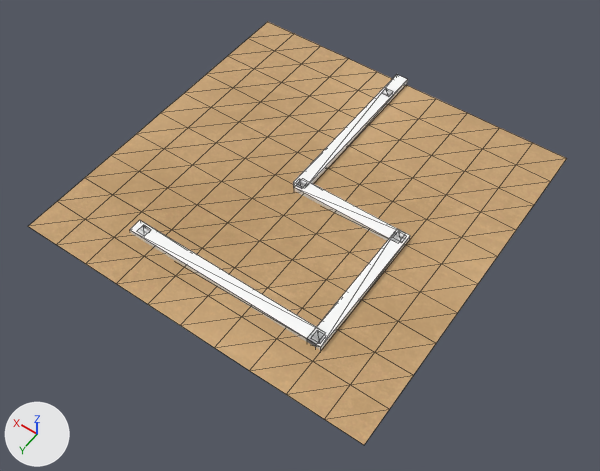
Renders of the OBJ model mge_v18_student_version/assets/mge/models/Levels/TutorialLevel/layer0.obj from each side of a commit.
Before and after are seen from a 50 mm camera at (-32.3, 46.7, 65.1) aimed at (-1.4, 3.4, -2.8). The axes (+X, +Y, +Z) are drawn at lower left. The lights are the same throughout. Mesh edges are drawn as thin lines. Where no turn or scale is listed for an object, it has been applied to the vertices. Vertices at the same position are counted once.

Names of what the first picture shows: 'layer0'.
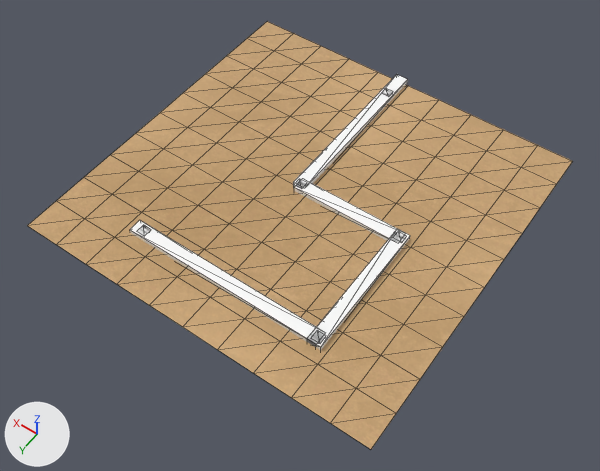
Boxes [x1, y1, x2, y2] around the edits, measured in the pictures (600 x 471 px):
'layer0', reshaped: before [28, 22, 567, 445]; after [27, 21, 573, 449]

What changed in the scene script:
```text
Change me_layer0:
    where me_layer0.from_pydata(...)  # 193 vertices, 308 faces; spans x -19.8..20.2, y -20.2..20.1, z -0.5..0.5
    used by ob_layer0; location = (0.0, 0.0, 0.0)
    me_layer0 part 1: the loose piece of 121 vertices spanning x -19.8..20.2, y -19.9..20.1, z -0.1 is scaled about its middle by (1.02, 1, 1), then moved by (-0.3, 0.0, 0.0)
```
